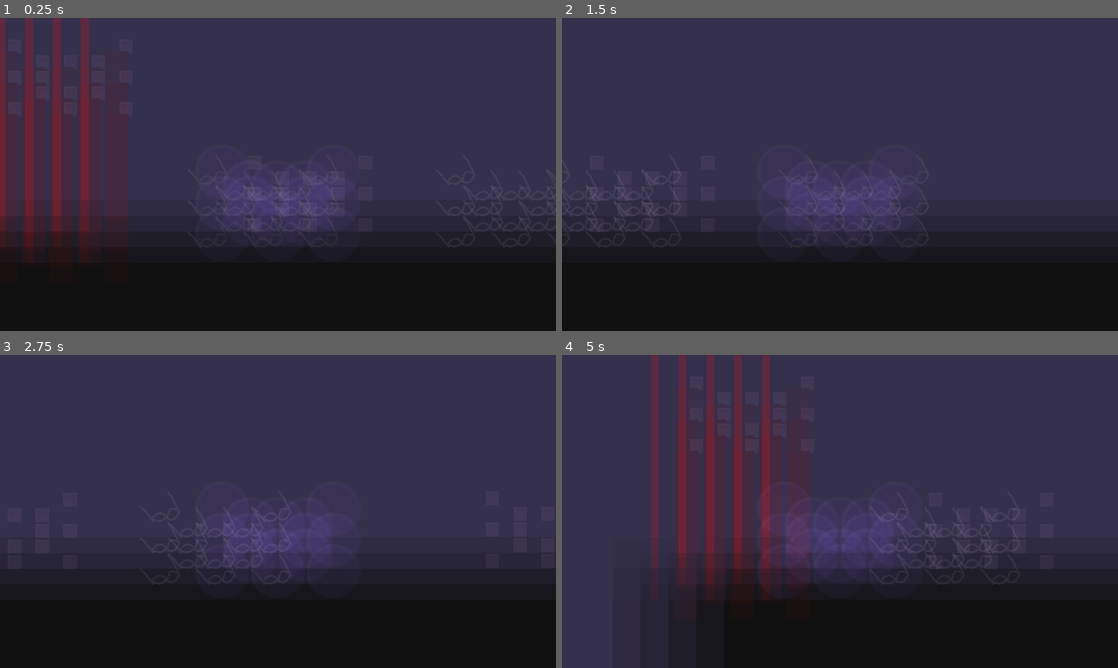
Above: before the commit, frames 1-4 (two rows, left to right).
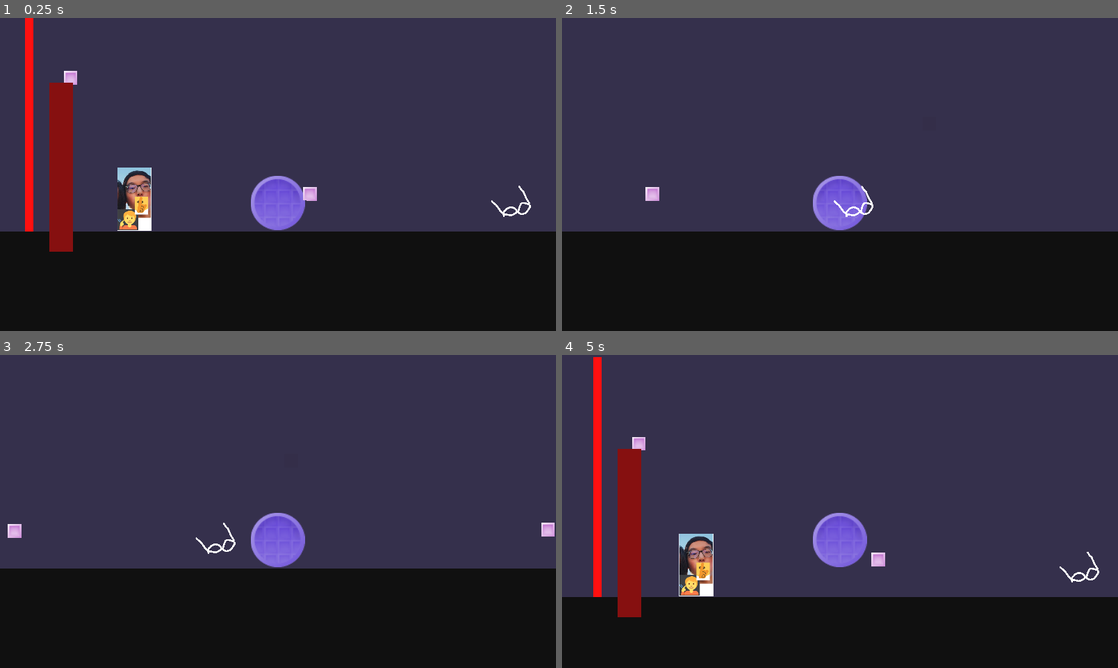
Above: after the commit, the same moments.

Repository: KaratePikachu/JamfestFall2024
Game: Godot game, scene res://Level/test_open_world.tscn
The game is run twice, just before and just after one commit, with the same random seed, the same clock (stepped at 60 frames per second) and the same inputs.
Inputs:
- Up to frame 1 (0.25 s): no input
- Up to frame 2 (1.5 s): hold 5 (equip_drone) 0.53-1.28 s; hold D (move_right) from 0.53 s (still down); tap Space (jump) at 0.77 s; tap 3 (equip_infared) at 1.35 s
- Up to frame 3 (2.75 s): tap Space (jump) at 1.52 s; release D (move_right) at 2.03 s; hold A (move_left) from 2.03 s (still down); hold 8 (equip_kaleidoscope) from 2.03 s (still down)
- Up to frame 4 (5 s): release A (move_left) at 2.78 s; release 8 (equip_kaleidoscope) at 2.78 s; hold D (move_right) 2.78-4.28 s; tap 6 (equip_lidar) at 2.85 s; tap Space (jump) at 3.02, 3.77, 4.52 s; hold 9 (equip_monocle) 3.53-4.28 s; hold A (move_left) from 4.28 s (still down); tap 7 (equip_normal) at 4.35 s

The runs differ from the first frame. In frame 1, 13% of the frame differs, in the area x 0-100%, y 0-79%; in frame 2, 4.6%; in frame 3, 4.6%; in frame 4, 22%, in the area x 0-100%, y 0-100%.

Commit message:
i fucking hate goobers so much

Diff:
--- /dev/null
+++ b/Enviorment/Goomba/goomba.gd
@@ -0,0 +1,42 @@
+extends CharacterBody2D
+
+# -1 for left, 1 for right
+@export var direction : int = 1
+@export var speed : int = 80
+
+# Called when the node enters the scene tree for the first time.
+func _ready() -> void:
+	pass
+	#pass # Replace with function body.
+
+func _physics_process(delta: float) -> void:
+	velocity.x = speed * direction
+	velocity.y += ProjectSettings.get_setting("physics/2d/default_gravity")
+	move_and_slide()
+
+	$LeftDownRaycast.force_raycast_update()
+	$RightDownRaycast.force_raycast_update()
+	$RightRightRaycast.force_raycast_update()
+	$LeftLeftRaycast.force_raycast_update()
+
+	if !$LeftDownRaycast.is_colliding() && direction == -1:
+			direction = 1;
+
+	if $LeftLeftRaycast.is_colliding() && direction == -1:
+			direction = 1;
+
+	if !$RightDownRaycast.is_colliding() && direction == 1:
+			direction = -1;
+	if $RightRightRaycast.is_colliding() && direction == 1:
+			direction = -1;
+
+
+# Called every frame. 'delta' is the elapsed time since the previous frame.
+func _process(delta: float) -> void:
+	pass
+
+
+
+func _on_aura_body_entered(body: Node2D) -> void:
+	if body is Player:
+		body.die()
--- /dev/null
+++ b/Enviorment/Goomba/goomba.tscn
@@ -0,0 +1,57 @@
+[gd_scene load_steps=5 format=3 uid="uid://cf5674d77sx2n"]
+
+[ext_resource type="Texture2D" uid="uid://da2cvolycwt0q" path="res://Enviorment/Goomba/reswdgswerdg.png" id="1_g16gs"]
+[ext_resource type="Script" path="res://Enviorment/Goomba/goomba.gd" id="1_oynve"]
+
+[sub_resource type="RectangleShape2D" id="RectangleShape2D_cabqk"]
+size = Vector2(60, 109)
+
+[sub_resource type="RectangleShape2D" id="RectangleShape2D_jkce1"]
+size = Vector2(63, 112.602)
+
+[node name="Goomba" type="CharacterBody2D"]
+script = ExtResource("1_oynve")
+
+[node name="Reswdgswerdg" type="Sprite2D" parent="."]
+position = Vector2(1, -1)
+scale = Vector2(0.279999, 0.279999)
+texture = ExtResource("1_g16gs")
+
+[node name="RightRightRaycast" type="RayCast2D" parent="."]
+position = Vector2(33, 48)
+scale = Vector2(1, 0.989344)
+target_position = Vector2(2, 0)
+
+[node name="RightDownRaycast" type="RayCast2D" parent="."]
+position = Vector2(33, 48)
+scale = Vector2(1, 0.989344)
+target_position = Vector2(0, 39.4201)
+hit_from_inside = true
+
+[node name="LeftLeftRaycast" type="RayCast2D" parent="."]
+position = Vector2(-31, 49)
+scale = Vector2(1, 0.994658)
+target_position = Vector2(-2, 0)
+
+[node name="LeftDownRaycast" type="RayCast2D" parent="."]
+position = Vector2(-31, 49)
+scale = Vector2(1, 0.994658)
+target_position = Vector2(0, 38.2041)
+hit_from_inside = true
+
+[node name="CollisionShape2D" type="CollisionShape2D" parent="."]
+position = Vector2(1, -1.5)
+scale = Vector2(1, 0.994658)
+shape = SubResource("RectangleShape2D_cabqk")
+
+[node name="Aura" type="Area2D" parent="."]
+position = Vector2(-31, 49)
+scale = Vector2(1, 0.994658)
+collision_layer = 2
+collision_mask = 2
+
+[node name="CollisionShape2D" type="CollisionShape2D" parent="Aura"]
+position = Vector2(31.5, -50.2685)
+shape = SubResource("RectangleShape2D_jkce1")
+
+[connection signal="body_entered" from="Aura" to="." method="_on_aura_body_entered"]
--- /dev/null
+++ b/Level/test_goomba.tscn
@@ -0,0 +1,40 @@
+[gd_scene load_steps=4 format=3 uid="uid://bdvrfjct8jfd0"]
+
+[ext_resource type="PackedScene" uid="uid://cf5674d77sx2n" path="res://Enviorment/Goomba/goomba.tscn" id="1_tovle"]
+
+[sub_resource type="RectangleShape2D" id="RectangleShape2D_4beq4"]
+size = Vector2(952, 231)
+
+[sub_resource type="RectangleShape2D" id="RectangleShape2D_gajgd"]
+size = Vector2(168, 579)
+
+[node name="TestGoomba" type="Node2D"]
+
+[node name="Goomba" parent="." instance=ExtResource("1_tovle")]
+position = Vector2(291, 333)
+
+[node name="StaticBody2D" type="StaticBody2D" parent="."]
+
+[node name="CollisionShape2D" type="CollisionShape2D" parent="StaticBody2D"]
+position = Vector2(459, 489)
+scale = Vector2(0.720002, 0.720002)
+shape = SubResource("RectangleShape2D_4beq4")
+
+[node name="ColorRect" type="ColorRect" parent="StaticBody2D/CollisionShape2D"]
+offset_left = -488.0
+offset_top = -114.5
+offset_right = 475.0
+offset_bottom = 129.5
+color = Color(0.6, 0.6, 0.6, 1)
+
+[node name="CollisionShape2D2" type="CollisionShape2D" parent="StaticBody2D"]
+position = Vector2(867, 242)
+shape = SubResource("RectangleShape2D_gajgd")
+
+[node name="ColorRect" type="ColorRect" parent="StaticBody2D/CollisionShape2D2"]
+offset_left = -82.0
+offset_top = -286.5
+offset_right = 82.0
+offset_bottom = 329.5
+color = Color(0.6, 0.6, 0.6, 1)
+metadata/_edit_use_anchors_ = true
--- a/Level/test_open_world.tscn
+++ b/Level/test_open_world.tscn
@@ -1,16 +1,16 @@
-[gd_scene load_steps=16 format=3 uid="uid://d1kjkl2jsqa1j"]
+[gd_scene load_steps=17 format=3 uid="uid://d1kjkl2jsqa1j"]
 
-[ext_resource type="Shader" path="res://Shaders/blur.gdshader" id="1_of5qh"]
+[ext_resource type="Shader" path="res://Shaders/Blur.gdshader" id="1_of5qh"]
 [ext_resource type="PackedScene" uid="uid://u5vlmp8hm4ku" path="res://Player/player.tscn" id="1_svam2"]
 [ext_resource type="PackedScene" uid="uid://b68p8jegitusu" path="res://Enviorment/DeathSquare/death_square.tscn" id="2_sh6tp"]
 [ext_resource type="Texture2D" uid="uid://cxl5cvsgyxcoe" path="res://Level/TestLevel/princess.png" id="2_wrlyu"]
 [ext_resource type="PackedScene" uid="uid://bmvu0eqsw4qql" path="res://Interactable/Switch/switch.tscn" id="4_2pa1x"]
 [ext_resource type="PackedScene" uid="uid://lpj2ux5e6qek" path="res://Interactable/Door/Door.tscn" id="6_mqqco"]
 [ext_resource type="PackedScene" uid="uid://dp7fxu33gf8m0" path="res://Canvas/vision_effects.tscn" id="6_o2frb"]
-[ext_resource type="PackedScene" uid="uid://cc4ppwhyjy67u" path="res://Interactable/Glasses/Sunglasses/sunglasses_pickup.tscn" id="7_8mvxf"]
 [ext_resource type="PackedScene" uid="uid://qa6itmjrn43y" path="res://Enviorment/Enemy/enemy.tscn" id="8_ovm8l"]
 [ext_resource type="PackedScene" uid="uid://c2c6j0ido1yw4" path="res://Interactable/Glasses/Normal/normal_glasses_pickup.tscn" id="9_0o1u1"]
 [ext_resource type="PackedScene" uid="uid://dn36wd0cgi5j4" path="res://Enviorment/Laser/Laser.tscn" id="10_y6amp"]
+[ext_resource type="PackedScene" uid="uid://cf5674d77sx2n" path="res://Enviorment/Goomba/goomba.tscn" id="11_y8ei8"]
 
 [sub_resource type="ShaderMaterial" id="ShaderMaterial_p2x72"]
 shader = ExtResource("1_of5qh")
@@ -30,6 +30,13 @@
 size = Vector2(1527.41, 382.014)
 
 [sub_resource type="ShaderMaterial" id="ShaderMaterial_lmnva"]
+shader = ExtResource("1_of5qh")
+shader_parameter/scale = 1.0
+shader_parameter/lod = 0.0
+shader_parameter/x_blur_offest = 0.0
+shader_parameter/y_blur_offest = 0.0
+
+[sub_resource type="ShaderMaterial" id="ShaderMaterial_jqcd5"]
 shader = ExtResource("1_of5qh")
 shader_parameter/scale = 1.0
 shader_parameter/lod = 0.0
@@ -114,6 +121,19 @@
 color = Color(0.6, 0.6, 0.6, 1)
 
 [node name="VisionEffects" parent="." instance=ExtResource("6_o2frb")]
+visible = false
+
+[node name="CanvasLayer" type="CanvasLayer" parent="."]
+
+[node name="ColorRect" type="ColorRect" parent="CanvasLayer"]
+material = SubResource("ShaderMaterial_jqcd5")
+anchors_preset = 15
+anchor_right = 1.0
+anchor_bottom = 1.0
+grow_horizontal = 2
+grow_vertical = 2
+size_flags_horizontal = 3
+size_flags_vertical = 3
 
 [node name="Enemy" parent="." instance=ExtResource("8_ovm8l")]
 position = Vector2(1603, 530)
@@ -126,7 +146,7 @@
 scale = Vector2(1, -7.28)
 loop_time = 2
 
-[node name="SunglassesPickup" parent="." instance=ExtResource("7_8mvxf")]
-position = Vector2(397, 541)
+[node name="Goomba" parent="." instance=ExtResource("11_y8ei8")]
+position = Vector2(154, 526)
 
 [connection signal="triggered" from="Switch" to="Door" method="_on_triggered"]
Binary file added: Enviorment/Goomba/reswdgswerdg.png
Not shown, added: Enviorment/Goomba/reswdgswerdg.png.import
Not shown, added: Level/tes7982.tmp
Not shown, added: Level/tes8CAD.tmp
